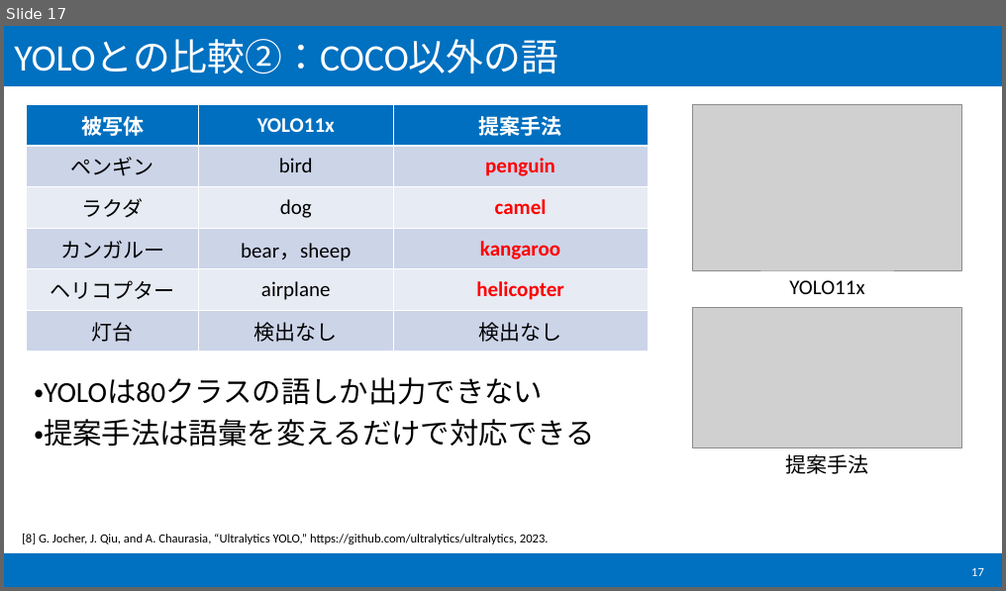
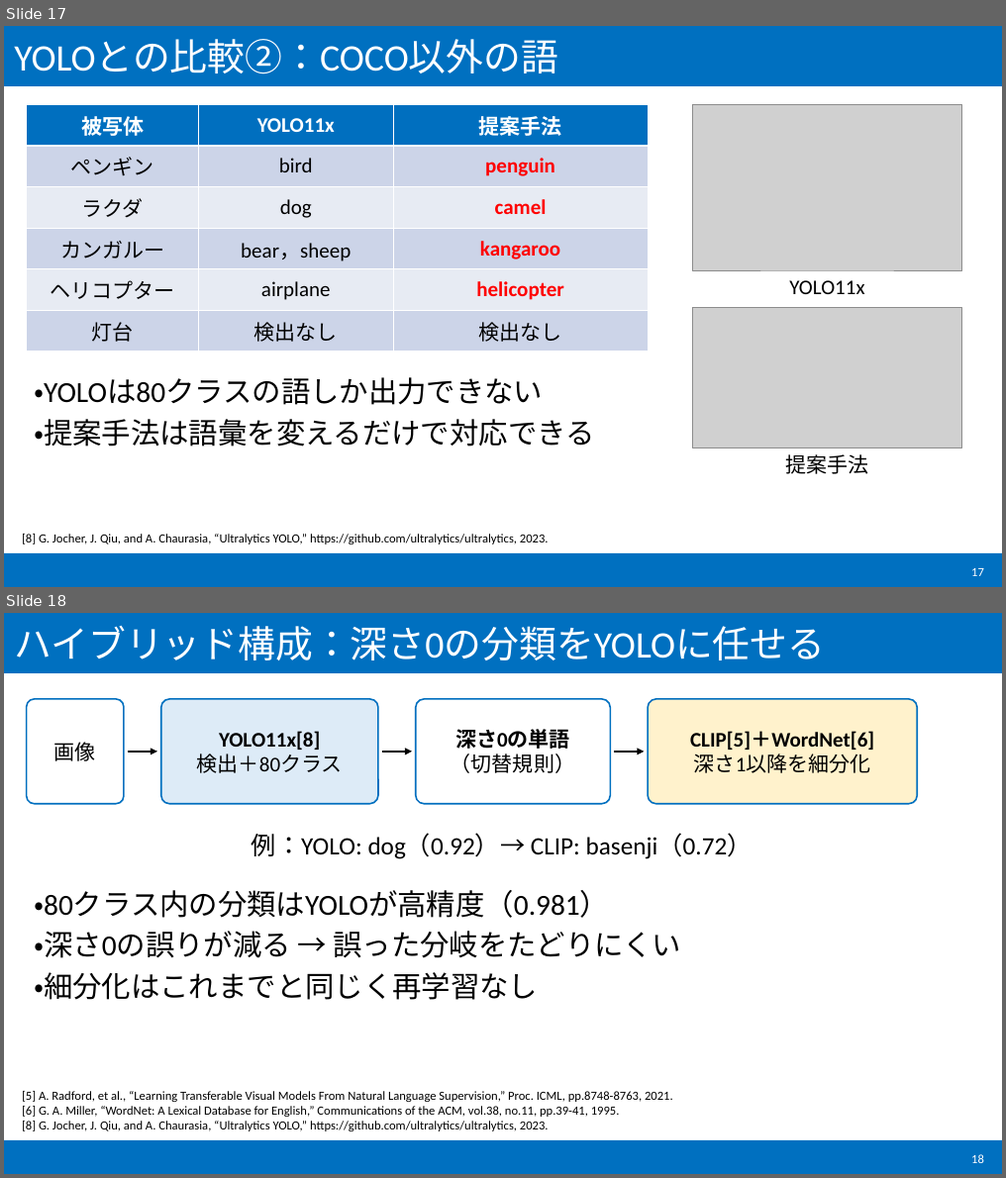
Before and after one commit to Arcazyteez/Adjustable-GranularityObjectAnnotation, a slide deck: slides_object_annotation.pptx. Shown one above the other, each under a label of ours: slide 17 before the commit, slides 17 and 18 after it. The pictures are 1006x591 and 1006x1178 pixels, drawn with LibreOffice and Linux fonts; fonts in the diff are those of the drawing; grey boxes stand for pictures. Boxes give left, top, right and bottom in pixels: in the first picture for what was removed or moved away, otherwise in the second. Text is boxed around its words. In the diff, an @@ line names an element or a change of style, - is before the commit and + after.

```diff
--- a/slides_object_annotation.pptx
+++ b/slides_object_annotation.pptx
@@ slide 18 added at (4,613,1002,1174), background #FFFFFF; not listed: 2 template elements that a slide beside it also shows @@
@@ title added at (14,625,825,661), 36 pt, text #FFFFFF @@
+ハイブリッド構成：深さ0の分類をYOLOに任せる
@@ rounded rectangle added at (27,699,124,804), fill #FFFFFF, outline #006FBF 1.5 pt, 20 pt, text #000000 @@
+画像
@@ rounded rectangle added at (161,699,378,804), fill #DDEBF7, outline #006FBF 1.5 pt, 20 pt, text #000000, bold @@
+YOLO11x[8]
+検出＋80クラス
@@ rounded rectangle added at (416,699,611,804), fill #FFFFFF, outline #006FBF 1.5 pt, 20 pt, text #000000, bold @@
+深さ0の単語
+（切替規則）
@@ rounded rectangle added at (648,699,918,804), fill #FFF2CC, outline #006FBF 1.5 pt, 20 pt, text #000000, bold @@
+CLIP[5]＋WordNet[6]
+深さ1以降を細分化
@@ arrow added from (128, 752) to (157, 752), #000000 2.25 pt @@
@@ arrow added from (382, 752) to (412, 752), #000000 2.25 pt @@
@@ arrow added from (614, 752) to (645, 752), #000000 2.25 pt @@
@@ text added at (252,834,752,860), 24 pt, text #000000 @@
+例：YOLO: dog（0.92）→ CLIP: basenji（0.72）
@@ text added at (34,890,681,1000), 28 pt, text #000000 @@
+・80クラス内の分類はYOLOが高精度（0.981）
+・深さ0の誤りが減る → 誤った分岐をたどりにくい
+・細分化はこれまでと同じく再学習なし
@@ text added at (22,1091,673,1132), 12 pt, text #000000 @@
+[5] A. Radford, et al., “Learning Transferable Visual Models From Natural Language Supervision,” Proc. ICML, pp.8748-8763, 2021.
+[6] G. A. Miller, “WordNet: A Lexical Database for English,” Communications of the ACM, vol.38, no.11, pp.39-41, 1995.
+[8] G. Jocher, J. Qiu, and A. Chaurasia, “Ultralytics YOLO,” https://github.com/ultralytics/ultralytics, 2023.
@@ page number added at (971,1155,984,1163), 12 pt, text #FFFFFF @@
+18
```
Also in this commit, not shown: 1 slide changed, 7 other slides added, 56 other files.
